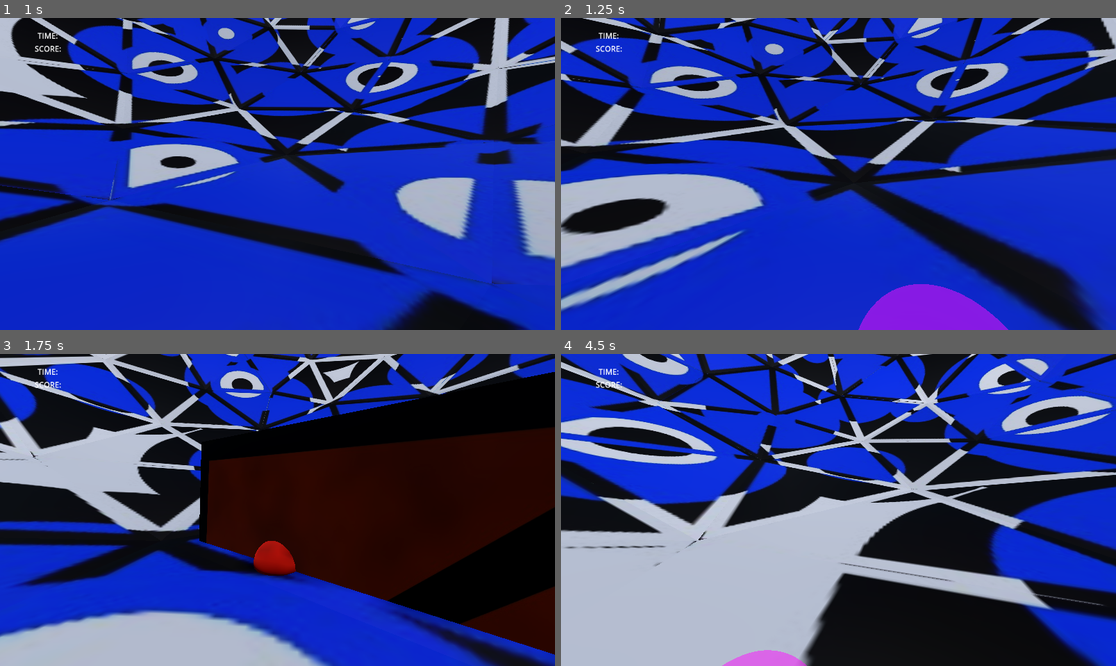
Above: before the commit, frames 1-4 (two rows, left to right).
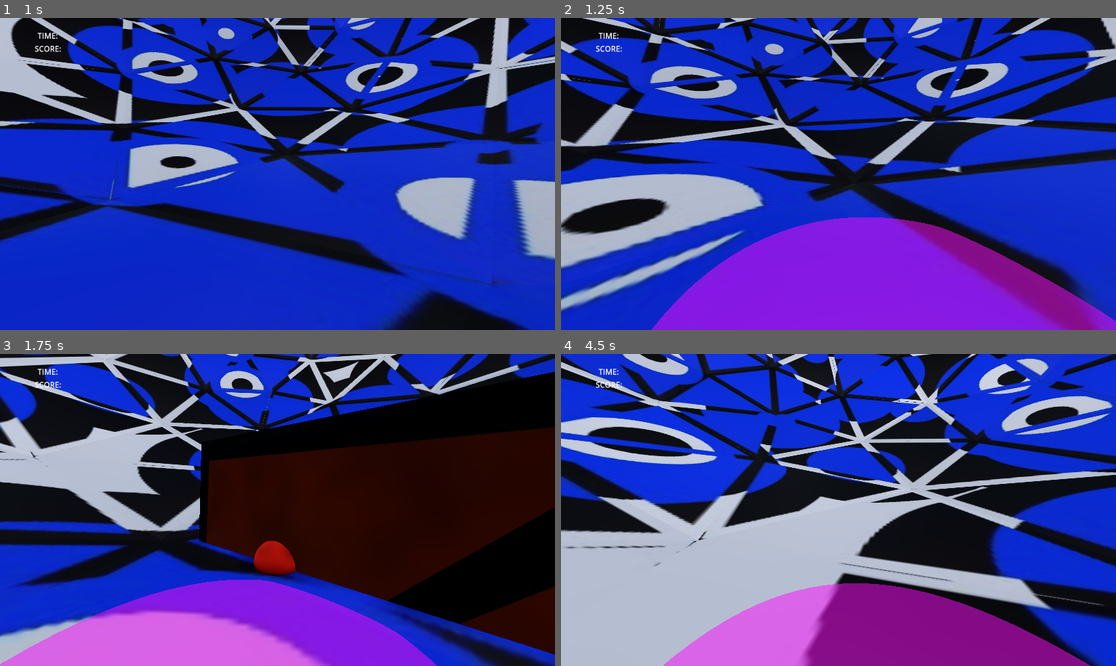
Above: after the commit, the same moments.

Repository: pudgypoultry/gmtk2025
Game: Godot game, scene res://Scenes/world.tscn
The game is run twice, just before and just after one commit, with the same random seed, the same clock (stepped at 60 frames per second) and the same inputs.
Inputs (mouse positions are in pixels of both pictures, inside the frame that each line leads up to):
- Up to frame 1 (1 s): move the mouse to (305, 174) at 0.52 s; hold W (MoveForward) from 0.53 s (still down); hold Shift (Run) from 0.53 s (still down); click (305, 174) at 0.67 s
- Up to frame 2 (1.25 s): keep holding W (MoveForward); keep holding Shift (Run)
- Up to frame 3 (1.75 s): keep holding W (MoveForward); move the mouse to (249, 510) at 1.27 s; release Shift (Run) at 1.28 s; tap 1 (Toggle Pillar L1) at 1.35 s
- Up to frame 4 (4.5 s): keep holding W (MoveForward); move the mouse to (849, 503) at 2.02 s; hold 2 (Toggle Pillar L2) 2.03-2.78 s; move the mouse to (832, 516) at 2.77 s; tap 3 (Toggle Pillar L3) at 2.85 s; click (832, 516) at 2.92 s; move the mouse to (877, 513) at 3.52 s; hold 4 (Toggle Pillar L4) 3.53-4.28 s; move the mouse to (794, 506) at 4.27 s; tap Shift (Run) at 4.35 s

Frame 1 is identical in both runs. In frame 2, 18% of the frame differs, in the area x 16-100%, y 63-100%; in frame 3, 14%; in frame 4, 13%.

Commit message:
Hunting state Work In Progress

Diff:
--- a/Scenes/StateMachine/patrolling.gd
+++ b/Scenes/StateMachine/patrolling.gd
@@ -1,21 +1,34 @@
 extends State
 @onready var movement_manager: MovementManager = $"../../MovementManager"
 @export var stuck: State
+@export var hunting: State
+@export var hunting_rays: Node3D
 var is_moving:bool = false
-
+var found_path:bool = false
+var path_id:String
 
 func Enter(old_state:State) -> void:
 	super(old_state)
+	path_id = ""
 
 func Exit(new_state:State) -> void:
 	super(new_state)
+	found_path = false
 
 func Update(_delta) -> void:
 	super(_delta)
+	for ray in hunting_rays.get_children():
+		if ray is RayCast3D and ray.is_colliding():
+			# path found
+			path_id = NormalsDatabase.PositionToKey(ray.get_collider().get_parent().position)
+			found_path = true
+
 
 func Physics_Update(_delta) -> void:
 	super(_delta)
 	if not is_moving:
+		if found_path:
+			hunting.Enter(self)
 		var tile_id:String
 		# find next tile to move to
 		for i in movement_manager.ray_list.size():
--- /dev/null
+++ b/Scenes/TileHighlight.tscn
@@ -0,0 +1,26 @@
+[gd_scene load_steps=4 format=3 uid="uid://d0ma01gpfrsha"]
+
+[sub_resource type="StandardMaterial3D" id="StandardMaterial3D_y75rj"]
+transparency = 1
+albedo_color = Color(0.831373, 0, 1, 0.501961)
+emission_enabled = true
+emission = Color(0.718513, 0, 0.726563, 1)
+
+[sub_resource type="SphereMesh" id="SphereMesh_yukfc"]
+material = SubResource("StandardMaterial3D_y75rj")
+radius = 2.0
+height = 0.1
+
+[sub_resource type="SphereShape3D" id="SphereShape3D_earnb"]
+radius = 1.98115
+
+[node name="TileHighlight" type="MeshInstance3D"]
+transform = Transform3D(5, 0, 0, 0, 5, 0, 0, 0, 5, 0, 0, 0)
+mesh = SubResource("SphereMesh_yukfc")
+
+[node name="Highlight_Static" type="StaticBody3D" parent="."]
+collision_layer = 256
+collision_mask = 256
+
+[node name="CollisionShape3D" type="CollisionShape3D" parent="Highlight_Static"]
+shape = SubResource("SphereShape3D_earnb")
--- a/Scenes/eye_minion.gd
+++ b/Scenes/eye_minion.gd
@@ -1,5 +1,6 @@
 extends Node3D
 @export var eye_minion_mesh:Node3D
+@export var player:CharacterBody3D
 var eye_minion_anim: AnimationPlayer
 @onready var movement_manager: MovementManager = $MovementManager
 var collision_mask:int = pow(2, 12-1)
--- a/Scenes/eye_minion.tscn
+++ b/Scenes/eye_minion.tscn
@@ -1,11 +1,12 @@
-[gd_scene load_steps=8 format=3 uid="uid://d0s35icbe05hh"]
+[gd_scene load_steps=9 format=3 uid="uid://d0s35icbe05hh"]
 
 [ext_resource type="PackedScene" uid="uid://ham0jv6trpqv" path="res://Assets/EyeMinion.glb" id="1_7wueb"]
 [ext_resource type="Script" uid="uid://b0be2rkivpex3" path="res://Scenes/eye_minion.gd" id="1_bh5t3"]
 [ext_resource type="Script" uid="uid://7g1a6d6qtery" path="res://Scenes/state_manager.gd" id="3_n4b0p"]
 [ext_resource type="Script" uid="uid://bcnysqfv7chmy" path="res://Scenes/StateMachine/patrolling.gd" id="4_eqsn6"]
 [ext_resource type="Script" uid="uid://c3naepgd27ng3" path="res://Scenes/movement_manager.gd" id="5_5qe4p"]
-[ext_resource type="Script" path="res://Scenes/StateMachine/stuck.gd" id="5_bq01v"]
+[ext_resource type="Script" uid="uid://biar0mqe8ur40" path="res://Scenes/StateMachine/stuck.gd" id="5_bq01v"]
+[ext_resource type="Script" uid="uid://bfbexroli3iar" path="res://Scenes/hunting.gd" id="6_yba5y"]
 
 [sub_resource type="SphereShape3D" id="SphereShape3D_5qe4p"]
 radius = 1.0
@@ -100,14 +101,21 @@
 script = ExtResource("3_n4b0p")
 initial_state = NodePath("Patrolling")
 
-[node name="Patrolling" type="Node" parent="StateManager" node_paths=PackedStringArray("stuck")]
+[node name="Patrolling" type="Node" parent="StateManager" node_paths=PackedStringArray("stuck", "hunting", "hunting_rays")]
 script = ExtResource("4_eqsn6")
 stuck = NodePath("../Stuck")
+hunting = NodePath("../Hunting")
+hunting_rays = NodePath("../../HuntingRays")
 
 [node name="Stuck" type="Node" parent="StateManager" node_paths=PackedStringArray("patrolling")]
 script = ExtResource("5_bq01v")
 patrolling = NodePath("../Patrolling")
 fly_time = 0.5
+
+[node name="Hunting" type="Node" parent="StateManager" node_paths=PackedStringArray("patrolling", "hunting_rays")]
+script = ExtResource("6_yba5y")
+patrolling = NodePath("../Patrolling")
+hunting_rays = NodePath("../../HuntingRays")
 
 [node name="MovementManager" type="Node" parent="." node_paths=PackedStringArray("nav_rays", "eye_minion", "rotation_rays")]
 script = ExtResource("5_5qe4p")
@@ -121,3 +129,20 @@
 light_energy = 50.0
 spot_range = 70.9858
 spot_angle = 26.0784
+
+[node name="HuntingRays" type="Node3D" parent="."]
+
+[node name="RayCast3D" type="RayCast3D" parent="HuntingRays"]
+transform = Transform3D(1, 0, 0, 0, 1, 0, 0, 0, 1, 0, 2, -1)
+target_position = Vector3(0, 0, -10)
+collision_mask = 256
+
+[node name="RayCast3D2" type="RayCast3D" parent="HuntingRays"]
+transform = Transform3D(0.866025, 0, -0.5, 0, 1, 0, 0.5, 0, 0.866025, 0, 2, -1)
+target_position = Vector3(0, 0, -10)
+collision_mask = 256
+
+[node name="RayCast3D3" type="RayCast3D" parent="HuntingRays"]
+transform = Transform3D(0.866025, 0, 0.5, 0, 1, 0, -0.5, 0, 0.866025, 0, 2, -1)
+target_position = Vector3(0, 0, -10)
+collision_mask = 256
--- /dev/null
+++ b/Scenes/hunting.gd
@@ -0,0 +1,61 @@
+extends State
+
+@onready var movement_manager: MovementManager = $"../../MovementManager"
+@export var patrolling: State
+@export var hunting_rays: Node3D
+var current_path_id:String
+var is_moving:bool = false
+var player:CharacterBody3D
+
+func Enter(old_state:State) -> void:
+	super(old_state)
+	current_path_id = old_state.path_id
+	player = movement_manager.eye_minion.player
+
+func Exit(new_state:State) -> void:
+	super(new_state)
+
+func Update(_delta) -> void:
+	super(_delta)
+
+func Physics_Update(_delta) -> void:
+	super(_delta)
+	if not is_moving:
+		is_moving = true
+		movement_manager.MoveToTile(current_path_id)
+		# find current path id in player visited list
+		var index:int = player.visitedTileNormals.find(NormalsDatabase.normals_database[current_path_id])
+		var obj_index = FindHighlightIndex()
+		if index == -1 or obj_index == -1:
+			# did not find path
+			patrolling.Enter(self)
+			return
+
+		var tmp_id:String
+		if not index + 1 > player.visitedTileNormals.size():
+			tmp_id = NormalsDatabase.NormalToKey(player.visitedTileNormals[index + 1])
+		# remove it from list
+		player.visitedTileNormals.remove_at(index)
+		player.visitedTilePositions.remove_at(index)
+		# remove object form world
+		player.debugArray.remove_at(index)
+
+		# set current path id to next value
+		if tmp_id:
+			current_path_id = tmp_id
+		else:
+			# if no next value, transition back to patrolling
+			patrolling.Enter(self)
+		# wait for move to finish
+		await get_tree().create_timer(movement_manager.move_time).timeout
+		is_moving = false
+
+func FindHighlightIndex() -> int:
+	var position:Vector3 = NormalsDatabase.positions_database[current_path_id]
+	var count:int = 0
+	for obj in player.debugArray:
+		if position.dot(obj.position) > 0.99:
+			# vectors are the same
+			return count
+		count += 1
+	return -1
--- a/Scenes/world.tscn
+++ b/Scenes/world.tscn
@@ -8,6 +8,7 @@
 [ext_resource type="PackedScene" uid="uid://bju0nbj7k6ovq" path="res://Scenes/ico_layer_04.tscn" id="6_ikia7"]
 [ext_resource type="PackedScene" uid="uid://drclv0roa88dj" path="res://Scenes/ico_shell.tscn" id="7_k7acu"]
 [ext_resource type="PackedScene" uid="uid://dd1thh4346sxi" path="res://CharacterController.tscn" id="7_o06y3"]
+[ext_resource type="PackedScene" uid="uid://d0ma01gpfrsha" path="res://Scenes/TileHighlight.tscn" id="8_0fj1v"]
 [ext_resource type="PackedScene" uid="uid://d0s35icbe05hh" path="res://Scenes/eye_minion.tscn" id="8_k7acu"]
 
 [sub_resource type="ProceduralSkyMaterial" id="ProceduralSkyMaterial_o06y3"]
@@ -61,6 +62,7 @@
 rotationSpeed = 10.0
 verticalCameraClamp = 85.0
 rotationCheckTolerance = 0.01
+tileLightUp = ExtResource("8_0fj1v")
 
 [node name="ShellFinder" type="RayCast3D" parent="CharacterBody3D"]
 transform = Transform3D(1, 0, 0, 0, 1, 0, 0, 0, 1, 0, 0.598501, -0.969988)
@@ -79,6 +81,7 @@
 
 [node name="Ico_Shell" parent="." instance=ExtResource("7_k7acu")]
 
-[node name="EyeMinion_Actor" parent="." instance=ExtResource("8_k7acu")]
+[node name="EyeMinion_Actor" parent="." node_paths=PackedStringArray("player") instance=ExtResource("8_k7acu")]
+player = NodePath("../CharacterBody3D")
 
 [editable path="CharacterBody3D"]
--- a/Scripts/SpiderController.gd
+++ b/Scripts/SpiderController.gd
@@ -204,9 +204,13 @@
 				get_parent().add_child(newLightUp)
 				# TODO: tilePosition = use find nearest pillar to get the middle point of the tile
 				newLightUp.position = NormalsDatabase.positions_database[currentKey]
-				newLightUp.basis = basis
-				newLightUp.rotate_x(deg_to_rad(90))
-				newLightUp.position += newLightUp.basis.y
+				#newLightUp.rotate_x(deg_to_rad(90))
+				newLightUp.basis = Basis(
+					-self.basis.z.cross(NormalsDatabase.normals_database[currentKey]),
+					NormalsDatabase.normals_database[currentKey],
+					self.basis.z
+				).orthonormalized()
+				#newLightUp.position += newLightUp.basis.y
 				debugArray.append(newLightUp)
 				#print(visitedTileNormals)
 			onDifferentTile = true
--- a/normals_database.gd
+++ b/normals_database.gd
@@ -1,9 +1,9 @@
 extends Node3D
 
-var normals_database:Dictionary
+var normals_database:Dictionary[String, Vector3]
 # Keys are strings - id of tile (normal to 1 decimal place)
 # Values are Vector3 - normal of tile
-var positions_database:Dictionary
+var positions_database:Dictionary[String, Vector3]
 var adjacencies_database:Dictionary
 # Keys are strings - id of tile
 # Values are Vector3 - position of tile center
@@ -41,7 +41,7 @@
 		#print("Normal: ", result.normal)
 		# return pillar matching set
 		var key:String = NormalToKey(result.normal)
-		if normals_database.find_key(key):
+		if key in normals_database:
 			pass
 		else:
 			normals_database[key] = result.normal
@@ -59,6 +59,11 @@
 func NormalToKey(normal:Vector3) -> String:
 	return "%.2f|%.2f|%.2f" % [normal.x, normal.y, normal.z]
 
+func PositionToKey(position:Vector3) -> String:
+	for key in positions_database.keys():
+		if position.dot(positions_database[key]) > 0.99:
+			return key
+	return ""
 
 func FloodArea(key : String, visitedList : Array, numSteps : int, trackingDict : Dictionary = {}):
 	# Terminal Step
--- a/project.godot
+++ b/project.godot
@@ -85,6 +85,7 @@
 
 [layer_names]
 
+3d_physics/layer_9="Path"
 3d_physics/layer_12="Shell"
 3d_physics/layer_13="Pillars1"
 3d_physics/layer_14="Pillars2"
Not shown: 1 places in Materials/room_material_01.tres that only renumber resources
Not shown, added: Scenes/hunting.gd.uid
Not shown: 1 places in Scenes/world.tscn that only renumber resources
Renamed: Scenes/StateMachine/template-state.gd -> script_templates/State/template-state.gd
Renamed: Scenes/StateMachine/template-state.gd.uid -> script_templates/State/template-state.gd.uid
